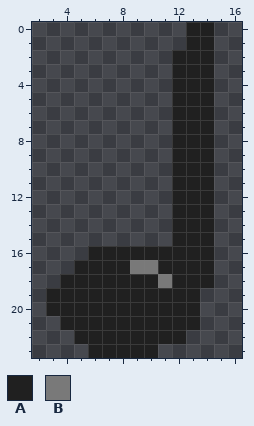
One commit to this pixel-art file: Assets/Sprites/Resources/Quarter Note.aseprite. The picture above is the old version.
24x24 pixels, 1 frame. Colours within 5 levels of each other are drawn and written as one. Shown: x 2..16, y 0..23.
Palette (. is transparent): A #202020  B #797979
Now the later version:
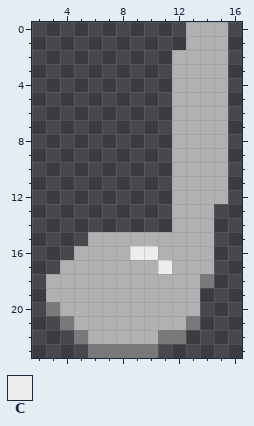
Colours new in this view: C #ededed
Log entry: Recolored Notes
The edit:
@@ palette @@
-A #202020
+A #b1b1b1
@@ x 2..16 @@
- 0 ...........AA..
- 1 ...........AA..
- 2 ..........AAA..
- 3 ..........AAA..
- 4 ..........AAA..
- 5 ..........AAA..
- 6 ..........AAA..
- 7 ..........AAA..
- 8 ..........AAA..
- 9 ..........AAA..
-10 ..........AAA..
-11 ..........AAA..
-12 ..........AAA..
+ 0 ...........AAA.
+ 1 ...........AAA.
+ 2 ..........AAAA.
+ 3 ..........AAAA.
+ 4 ..........AAAA.
+ 5 ..........AAAA.
+ 6 ..........AAAA.
+ 7 ..........AAAA.
+ 8 ..........AAAA.
+ 9 ..........AAAA.
+10 ..........AAAA.
+11 ..........AAAA.
+12 ..........AAAA.
 13 ..........AAA..
 14 ..........AAA..
-15 ..........AAA..
-16 ....AAAAAAAAA..
-17 ...AAAABBAAAA..
-18 ..AAAAAAABAAA..
+15 ....AAAAAAAAA..
+16 ...AAAACCAAAA..
+17 ..AAAAAAACAAA..
+18 .AAAAAAAAAAAB..
 19 .AAAAAAAAAAA...
-20 .AAAAAAAAAAA...
-21 ..AAAAAAAAAA...
-22 ...AAAAAAAA....
-23 ....AAAAA......
+20 .BAAAAAAAAAA...
+21 ..BAAAAAAAAB...
+22 ...BAAAAABB....
+23 ....BBBBB......
Changed places in both pictures, as pixel boxes (x1, y1, x2, y2):
changed: (46, 22, 228, 358)
